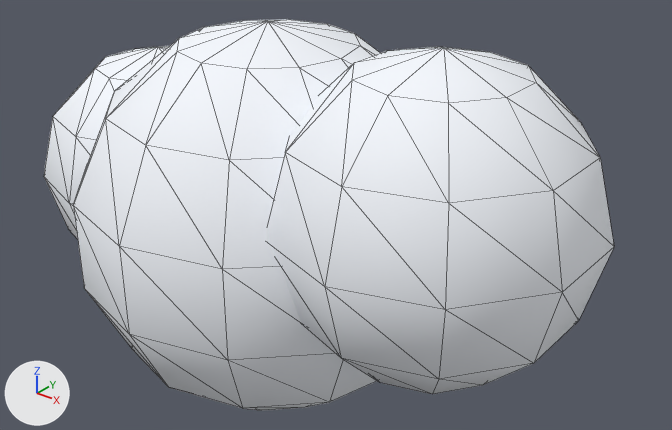
The glTF model assets/procedural/pretty/cloud_puff.glb as it was, and as the next commit left it.
One viewpoint serves both versions: a camera (50 mm lens) standing at (3.47, -3.92, 2.48) and looking at (0.21, 0.14, -0.05). The axes (+X, +Y, +Z) are drawn at lower left. The lights are the same throughout. The older version comes first. Mesh edges are drawn as thin lines. Vertices at exactly the same position are counted once.

The first picture shows 'cloud_puff_root'.
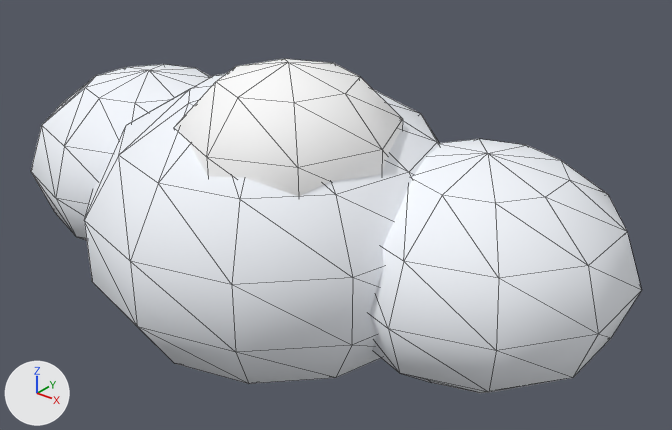
Pixel boxes [x1, y1, x2, y2] of what changed, in the pictures (672 x 430 px; the box of a moved part takes in the faces that stretch with it):
```json
{"object": "cloud_puff_root", "change": "reshaped", "before": [44, 19, 614, 411], "after": [31, 59, 642, 393], "on screen": "7% wider, 15% shorter"}
{"part": 1, "of": "me_cloud_puff_mesh", "change": "moved or reshaped", "before": [73, 19, 380, 411], "after": [84, 73, 439, 384]}
{"part": 2, "of": "me_cloud_puff_mesh", "change": "moved or reshaped", "before": [44, 46, 169, 239], "after": [31, 64, 211, 240]}
{"part": 3, "of": "me_cloud_puff_mesh", "change": "moved or reshaped", "before": [268, 47, 614, 394], "after": [370, 139, 642, 393]}
{"part": 4, "of": "me_cloud_puff_mesh", "change": "moved or reshaped", "after": [175, 59, 403, 197], "on screen": "not visible before"}
```

Edits to the scene script, one JSON object a line:
```json
{"block": "me_cloud_puff_mesh", "where": "# used by ob_cloud_puff_root; location = (0.0, 0.0, 0.0)"}
{"op": "remove", "block": "me_cloud_puff_mesh", "code": "me_cloud_puff_mesh.from_pydata(...)  # 212 vertices, 408 faces; spans x -2.0..2.0, y -1.29..1.29, z -1.25..1.25"}
{"op": "add", "block": "me_cloud_puff_mesh", "code": "me_cloud_puff_mesh.from_pydata(...)  # 212 vertices, 408 faces; spans x -2.0..2.0, y -1.23..1.23, z -1.0..1.0"}
{"block": "me_cloud_puff_mesh", "change": "me_cloud_puff_mesh part 1: the loose piece of 74 vertices spanning x -1.25..1.11, y -1.29..1.07, z -1.25..1.17 is scaled about its middle by (1, 1, 0.755), then moved by (0.0, 0.06, -0.05)"}
{"block": "me_cloud_puff_mesh", "change": "me_cloud_puff_mesh part 2: the loose piece of 52 vertices spanning x -2.0..-0.42, y -0.79..0.87, z -0.87..0.79 is scaled about its middle by (1, 1, 0.755), then moved by (0.0, -0.09, 0.07)"}
{"block": "me_cloud_puff_mesh", "change": "me_cloud_puff_mesh part 3: the loose piece of 52 vertices spanning x 0.27..2.0, y -1.1..0.72, z -0.57..1.25 is scaled about its middle by (1, 1, 0.755), then moved by (0.0, 0.51, -0.48)"}
{"block": "me_cloud_puff_mesh", "change": "me_cloud_puff_mesh part 4: the loose piece of 34 vertices spanning x -0.49..0.8, y 0.0..1.29, z -0.87..0.49 is scaled about its middle by (1, 1, 0.755), then moved by (0.0, -0.85, 0.67)"}
```
